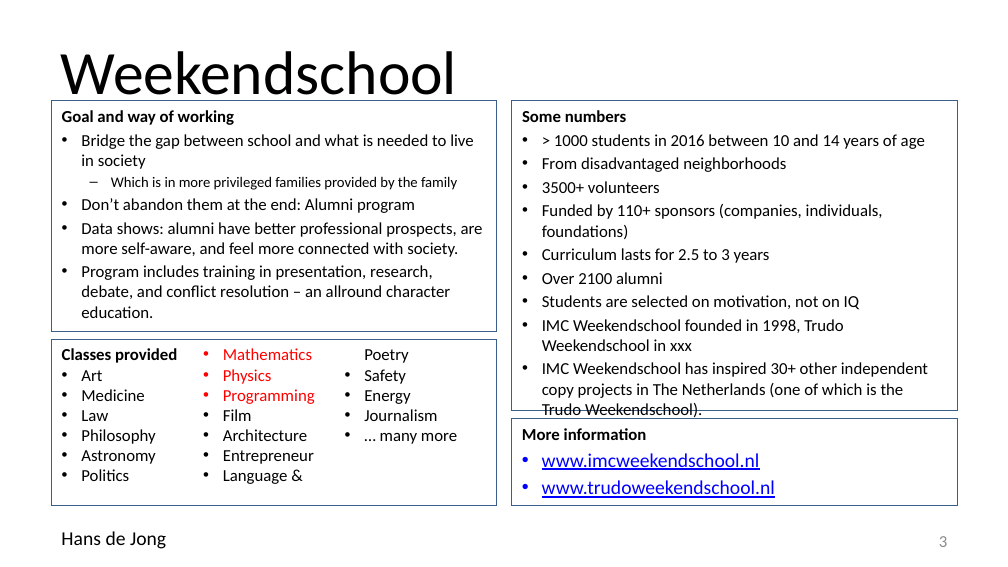
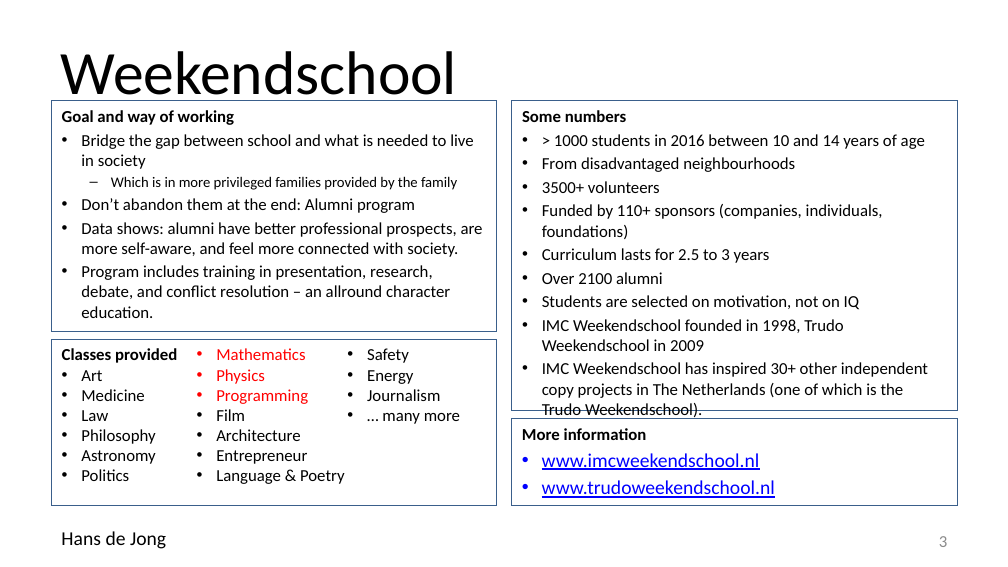
Before and after one commit to hansdejongehv/Weekendschool-PiAndMore, a slide deck: slide 3 of PiAndMore/Part-0--Presentation/A lesson of physical Computing with Scratch.pptx. Drawn at 1008x567 pixels with LibreOffice and Linux fonts; fonts in the diff are those of the drawing; background and template pictures are left out. Boxes give left, top, right and bottom in pixels: in the first picture for what was removed or moved away, otherwise in the second. Text is boxed around its words. In the diff, an @@ line names an element or a change of style, - is before the commit and + after.

```diff
--- a/PiAndMore/Part-0--Presentation/A lesson of physical Computing with Scratch.pptx
+++ b/PiAndMore/Part-0--Presentation/A lesson of physical Computing with Scratch.pptx
@@ text at box(542, 157, 795, 172): text changed @@
-• From disadvantaged neighborhoods
+• From disadvantaged neighbourhoods
@@ text at box(542, 319, 843, 351): text changed @@
-• IMC Weekendschool founded in 1998, Trudo Weekendschool in xxx
+• IMC Weekendschool founded in 1998, Trudo Weekendschool in 2009
@@ rectangle "Classes provided" at box(51, 339, 496, 505): columns 3 to 1 @@
@@ text added at box(216, 348, 345, 484), 12 pt, text #000000 @@
+• Mathematics
+• Physics
+• Programming
+• Film
+• Architecture
+• Entrepreneur
+• Language & Poetry
@@ text in rectangle at box(223, 348, 457, 484): paragraphs removed @@
-• Mathematics
-• Physics
-• Programming
-• Film
-• Architecture
-• Entrepreneur
-• Language & Poetry
-• Safety
-• Energy
-• Journalism
-• … many more
@@ text added at box(367, 348, 460, 424), 12 pt, text #000000 @@
+• Safety
+• Energy
+• Journalism
+• … many more
```
Also in this commit, not shown: 8 other slides changed.
